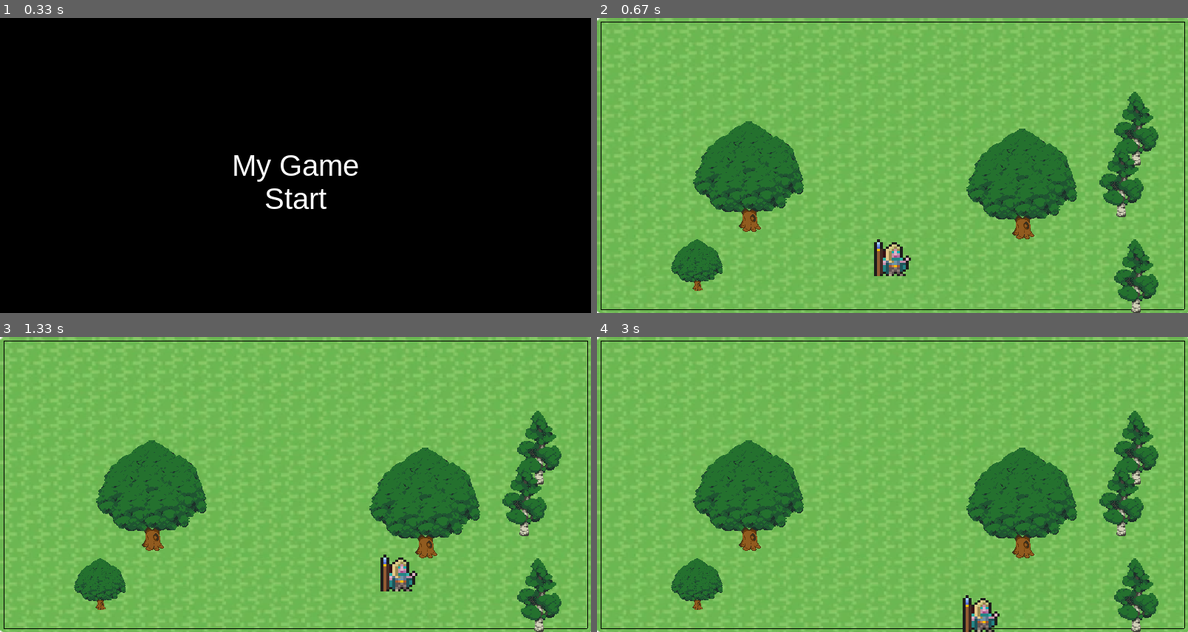
Above: before the commit, frames 1-4 (two rows, left to right).
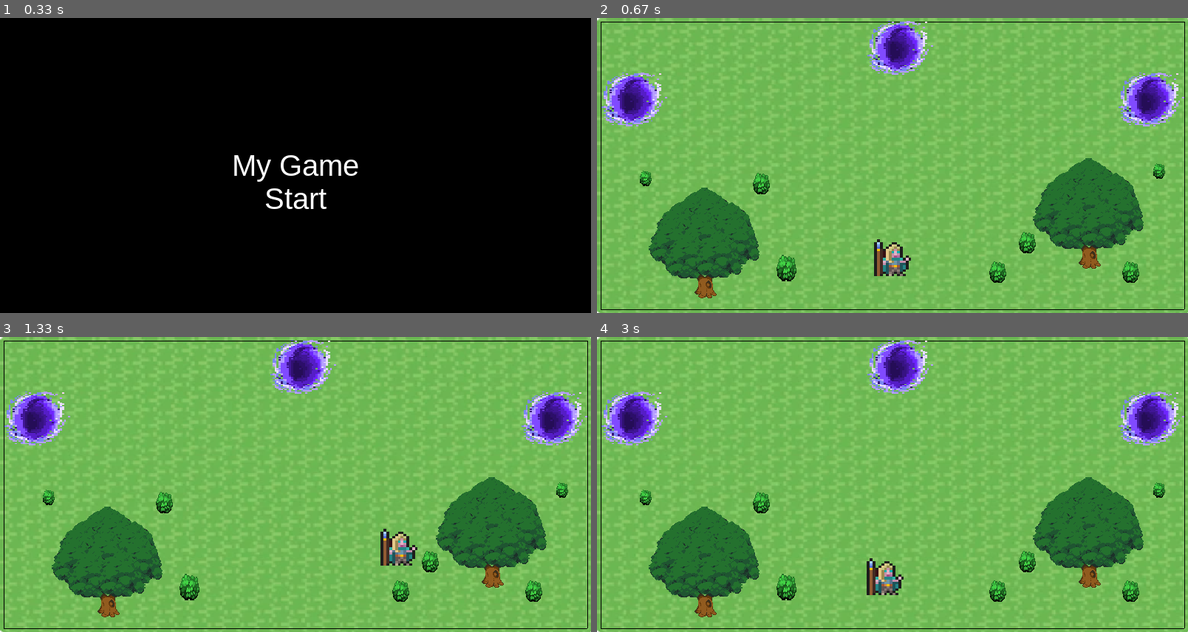
Above: after the commit, the same moments.

Repository: Daniil-Fuks/PyGame-quest
Game: pygame game, started from main.py
Same seed, same stepped clock (60 frames per second), same inputs: the game is played once before the commit and once after it.
Inputs:
- Up to frame 1 (0.33 s): no input
- Up to frame 2 (0.67 s): tap Space at 0.33 s
- Up to frame 3 (1.33 s): hold D 0.67-1.13 s; hold W from 1.17 s (still down)
- Up to frame 4 (3 s): release W at 1.47 s; hold D 1.5-1.97 s; hold A 2-2.53 s; hold S 2.57-2.87 s; hold A from 2.9 s (still down)

Frame 1 is identical in both runs. In frame 2, 22% of the frame differs, in the area x 0-100%, y 1-100%; in frame 3, 23%; in frame 4, 23%.

Commit message:
Refactor main.py
Добавлены порталы, также переделана первая локация

Diff:
--- a/main.py
+++ b/main.py
@@ -11,6 +11,9 @@
 horizontal_borders = pygame.sprite.Group()
 vertical_borders = pygame.sprite.Group()
 trees = pygame.sprite.Group()
+portal_1 = pygame.sprite.Group()
+portal_2 = pygame.sprite.Group()
+portal_3 = pygame.sprite.Group()
 
 
 def load_image(name, colorkey=None):
@@ -74,36 +77,50 @@
         self.rect.y = y
 
 
-class Thin_Tree(pygame.sprite.Sprite):
+class Bush(pygame.sprite.Sprite):
     def __init__(self, s1, s2, x, y):
         super().__init__(all_sprites)
-        self.image = load_image("Thin Tree.png")
+        self.image = load_image("bush.png")
         self.image = pygame.transform.scale(self.image, (s1, s2))
         self.rect = self.image.get_rect()
         self.rect.x = x
         self.rect.y = y
 
 
+class Portal(pygame.sprite.Sprite):
+    def __init__(self, s1, s2, x, y):
+        super().__init__(all_sprites)
+        self.image = load_image("portal.png")
+        self.image = pygame.transform.scale(self.image, (s1, s2))
+        self.rect = self.image.get_rect()
+        self.rect.x = x
+        self.rect.y = y
+
+
+
 def level_1():
-    bg = pygame.image.load('data/Grass.png')
-    bg = pygame.transform.scale(bg, (800, 400))
-    screen.blit(bg, (0, 0))
     player = Player(50, 50, 375, 300)
-    tree = Tree(150, 150, 500, 150)
-    tree3 = Tree(150, 150, 130, 140)
-    tree2 = Tree(70, 70, 100, 300)
-    tree4 = Thin_Tree(60, 100, 700, 100)
-    tree5 = Thin_Tree(60, 100, 680, 170)
-    tree6 = Thin_Tree(60, 100, 700, 300)
+    tree = Tree(150, 150, 590, 190)
+    tree2 = Tree(150, 150, 70, 230)
+    bush1 = Bush(35, 35, 50, 200)
+    bush2 = Bush(60, 60, 230, 310)
+    bush3 = Bush(50, 50, 200, 200)
+    bush4 = Bush(50, 50, 520, 320)
+    bush5 = Bush(50, 50, 560, 280)
+    bush6 = Bush(50, 50, 700, 320)
+    bush7 = Bush(35, 35, 745, 190)
+    portal = Portal(100, 100, 360, -10)
+    portal2 = Portal(100, 100, 700, 60)
+    portal3 = Portal(100, 100, 0, 60)
+    portal_1.add(portal)
+    portal_2.add(portal2)
+    portal_3.add(portal3)
     all_sprites.add(tree)
     trees.add(tree)
     all_sprites.add(tree2)
     trees.add(tree2)
-    all_sprites.add(tree3)
-    trees.add(tree3)
-    all_sprites.add(tree4)
-    trees.add(tree4)
     return player
+
 
 
 def main():
Binary file added: data/bush.png
Binary file added: data/portal.png
